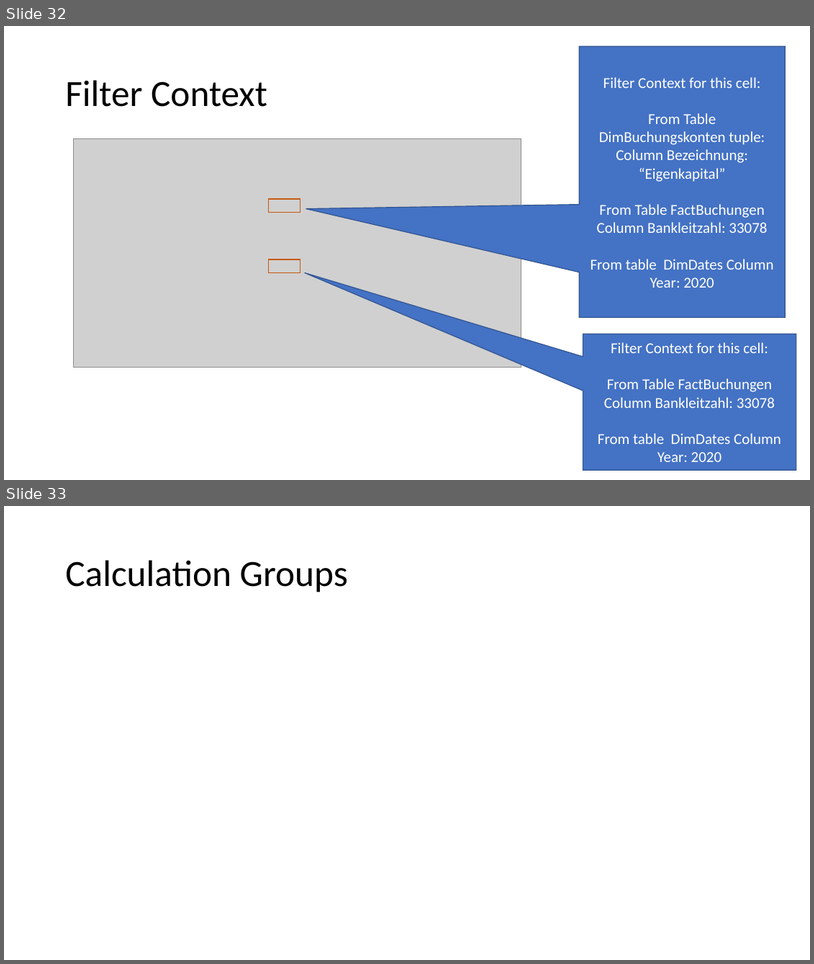
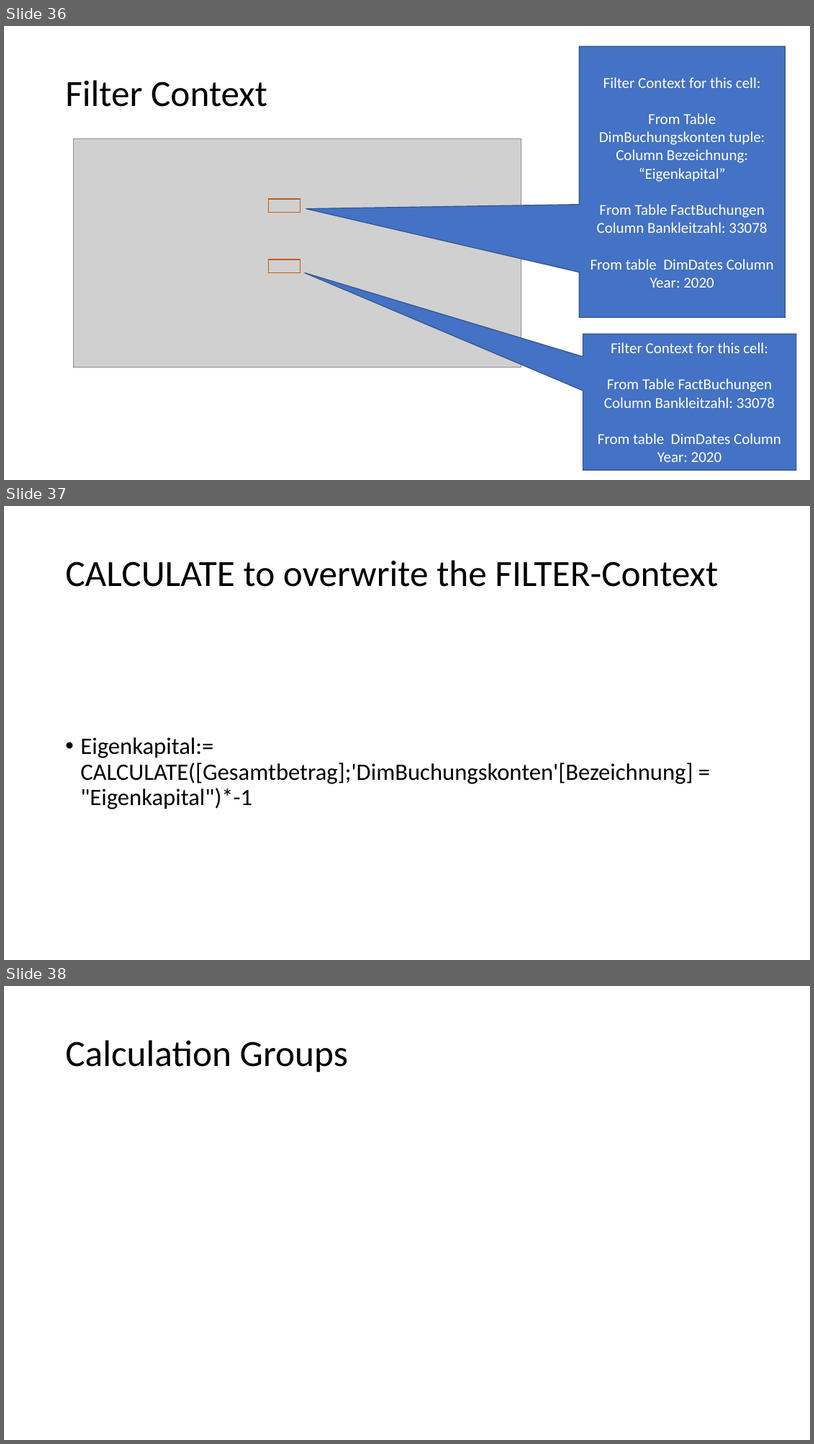
Before and after one commit to LukasSteindl/tabularmodelforfinance, a slide deck: Slides.pptx. Shown one above the other, each under a label of ours: slides 32 and 33 before the commit, slides 36, 37 and 38 after it. The pictures are 814x964 and 814x1444 pixels, drawn with LibreOffice and Linux fonts; fonts in the diff are those of the drawing; grey boxes stand for pictures. Boxes give left, top, right and bottom in pixels: in the first picture for what was removed or moved away, otherwise in the second. Text is boxed around its words. In the diff, an @@ line names an element or a change of style, - is before the commit and + after.

```diff
--- a/Slides.pptx
+++ b/Slides.pptx
@@ slide 37 added at <box>4,506,810,960</box>, background #FFFFFF @@
@@ title added at <box>65,560,718,587</box>, 44 pt, text #000000 @@
+CALCULATE to overwrite the FILTER-Context
@@ text added at <box>80,737,693,809</box>, 28 pt, text #000000 @@
+• Eigenkapital:= CALCULATE([Gesamtbetrag];'DimBuchungskonten'[Bezeichnung] = "Eigenkapital")*-1
@@ what was slide 32 is now slide 36 @@
@@ what was slide 33 is now slide 38 @@
```
Also in this commit, not shown: 6 slides changed, 4 other slides added, 1 other file.
